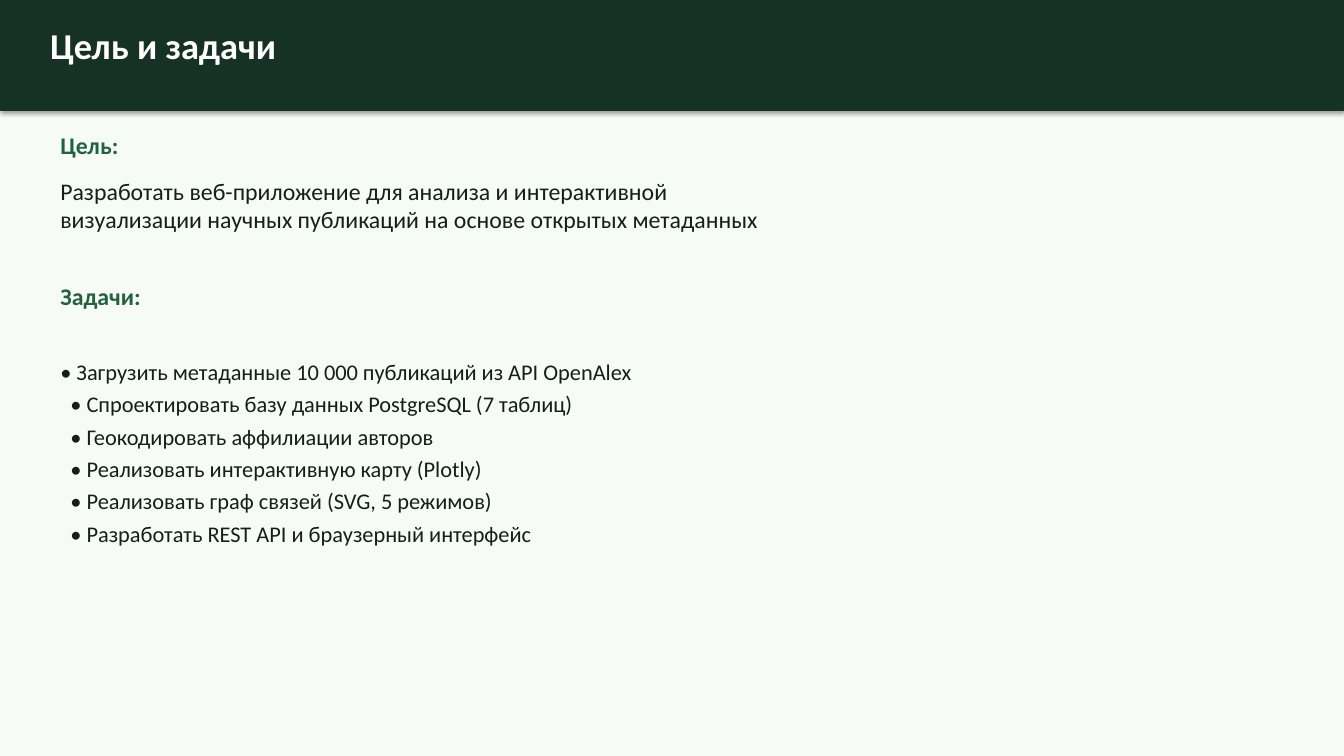
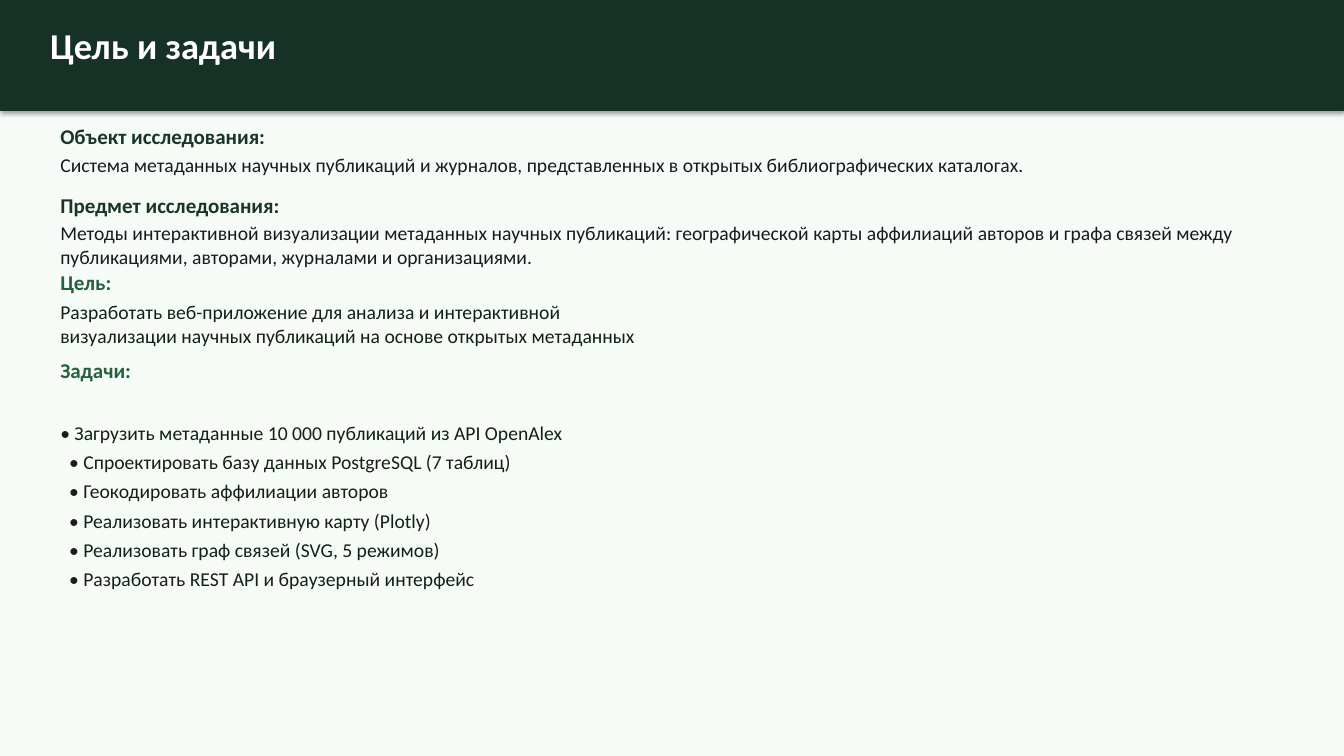
Before and after one commit to surnova2703/muiv3year, a slide deck: slide 2 of docs/Визуализация науки на основе метаданных публикаций и журналов.pptx. Drawn at 1344x756 pixels with LibreOffice and Linux fonts; fonts in the diff are those of the drawing. Boxes give left, top, right and bottom in pixels: in the first picture for what was removed or moved away, otherwise in the second. Text is boxed around its words. In the diff, an @@ line names an element or a change of style, - is before the commit and + after.

Commit message:
Add object and subject of research to slide 2 of presentation

```diff
--- a/docs/Визуализация науки на основе метаданных публикаций и журналов.pptx
+++ b/docs/Визуализация науки на основе метаданных публикаций и журналов.pptx
@@ text added at box(60, 129, 265, 148), 15 pt, text #183528, bold @@
+Объект исследования:
@@ text added at box(60, 158, 1023, 176), 14 pt, text #1A1A1A @@
+Система метаданных научных публикаций и журналов, представленных в открытых библиографических каталогах.
@@ text added at box(60, 199, 280, 217), 15 pt, text #183528, bold @@
+Предмет исследования:
@@ text added at box(60, 226, 1232, 268), 14 pt, text #1A1A1A @@
+Методы интерактивной визуализации метаданных научных публикаций: географической карты аффилиаций авторов и графа связей между публикациями, авторами, журналами и организациями.
@@ text "Цель:" at box(60, 276, 111, 294): size 17 to 15 pt @@
@@ text "Цель:": place and size @@
-text "Цель:" at box(60, 138, 118, 158)
+text "Цель:" at box(60, 276, 111, 294)
@@ text "Разработать веб-приложение для анализа и ...": place and size @@
-text "Разработать веб-приложение для анализа и ..." at box(60, 184, 758, 232)
+text "Разработать веб-приложение для анализа и ..." at box(60, 305, 635, 347)
@@ text "Разработать веб-приложение для анализа и ..." at box(60, 305, 635, 347): size 17 to 14 pt @@
@@ text "Задачи:": place and size @@
-text "Задачи:" at box(60, 289, 140, 309)
+text "Задачи:" at box(60, 364, 131, 382)
@@ text "Задачи:" at box(60, 364, 131, 382): size 17 to 15 pt @@
@@ text "• Загрузить метаданные 10 000 ...": place and size @@
-text "• Загрузить метаданные 10 000 ..." at box(76, 364, 631, 546)
+text "• Загрузить метаданные 10 000 ..." at box(74, 426, 562, 590)
@@ text "• Загрузить метаданные 10 000 ..." at box(74, 426, 562, 590): size 16 to 14 pt @@
```
